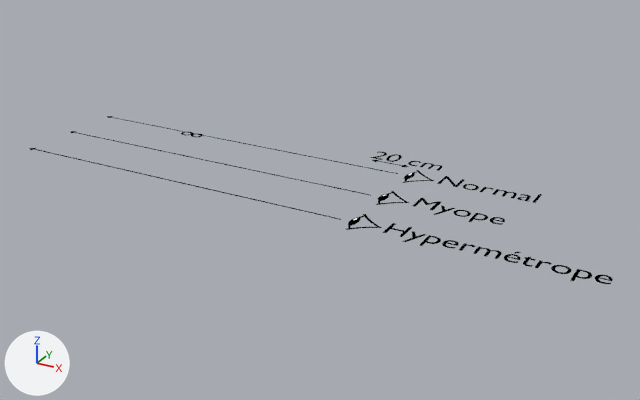
One commit to the Blender file images/lumiere/oeil_accommodation.blend: the scene before it, then after it.
Both versions are drawn from a camera (50 mm lens) standing at (9.34, -17.64, 8.4) and looking at (-0.38, 0.03, -0.44). Lighting does not change. The marker at lower left points along +X, +Y and +Z. Text is drawn in Blender's own font.

Names of what the first picture shows: 'Fleche.004', 'Fleche.005', 'Oeil', 'Texte luciole.004', 'Texte luciole.006', 'Texte luciole.007', 'Texte luciole.008', 'Texte luciole.009'.
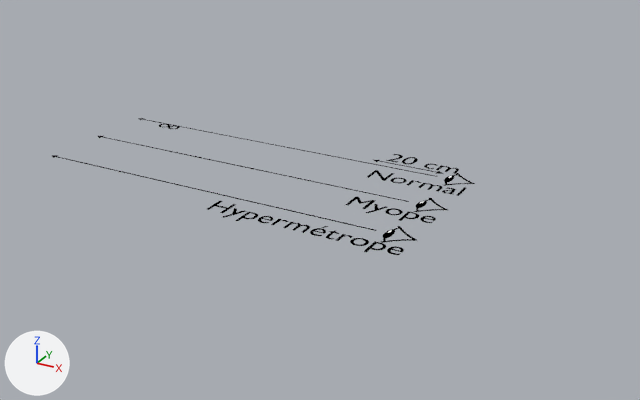
The edits, one by one:
In text 'Texte luciole.008' (txt_texte_luciole_008), align_x is now set to 'RIGHT'.
In text 'Texte luciole.009' (txt_texte_luciole_009), align_x is now set to 'RIGHT'.
In text 'Texte luciole.010' (txt_texte_luciole_010), align_x is now set to 'RIGHT'.
Object 'Fleche.005' (ob_fleche_005) moves from (0.54, 2.12, 0.0) to (1.03, 2.13, 0.0).
Object 'Fleche.004' (ob_fleche_004) moves from (-2.17, 1.56, 0.0) to (-1.22, 1.86, 0.0).
Object 'Fleche.004' (ob_fleche_004) has a ARRAY modifier named 'Array'.
On modifier 'Array' of object 'Fleche.004' (ob_fleche_004), relative_offset_displace goes from (0.0, -7.1, 0.0) to (0.0, -8.11, 0.0).
Object 'Texte luciole.004' (ob_texte_luciole_004) moves from (-5.69, 1.22, 0.0) to (-6.69, 1.45, 0.0).
Object 'Texte luciole.006' (ob_texte_luciole_006) moves from (-0.14, 2.25, 0.0) to (0.31, 2.26, 0.0).
Object 'Texte luciole.007' (ob_texte_luciole_007) is deleted.
Object 'Texte luciole.008' (ob_texte_luciole_008) is deleted.
Object 'Texte luciole.009' (ob_texte_luciole_009) is deleted.
Object 'Oeil' (ob_oeil) moves from (1.47, 1.56, 0.0) to (2.41, 1.87, 0.0).
Object 'Oeil' (ob_oeil) has a ARRAY modifier named 'Array'.
On modifier 'Array' of object 'Oeil' (ob_oeil), relative_offset_displace goes from (0.0, -1.63, 0.0) to (0.0, -1.9, 0.0).
Object 'Normal' (ob_normal) is new; it shows txt_texte_luciole_008.
Its location is (2.93, 0.97, 0.0).
Object 'Myope' (ob_myope) is new; it shows txt_texte_luciole_009.
Its location is (2.93, -0.8, 0.0).
Object 'Hypermétrope' (ob_hypermétrope) is new; it shows txt_texte_luciole_010.
Its location is (2.93, -2.56, 0.0).

Pixel boxes [x1, y1, x2, y2] of what changed, in the pictures (640 x 400 px):
'Fleche.004', moved, modifiers changed: before [29, 116, 398, 220]; after [52, 118, 438, 231]
'Texte luciole.009', deleted: before [382, 223, 613, 284]
'Oeil', moved, modifiers changed: before [346, 170, 434, 230]; after [381, 173, 475, 243]
'Hypermétrope', added: after [207, 201, 404, 255]
'Myope', added: after [346, 197, 436, 223]
'Texte luciole.008', deleted: before [413, 198, 505, 225]
'Texte luciole.006', moved: before [370, 152, 442, 171]; after [386, 154, 459, 174]
'Texte luciole.007', deleted: before [437, 176, 541, 203]
'Normal', added: after [367, 170, 466, 196]
'Fleche.005', moved: before [372, 160, 408, 167]; after [374, 160, 443, 174]
'Texte luciole.004', moved: before [181, 132, 203, 137]; after [159, 124, 180, 129]
